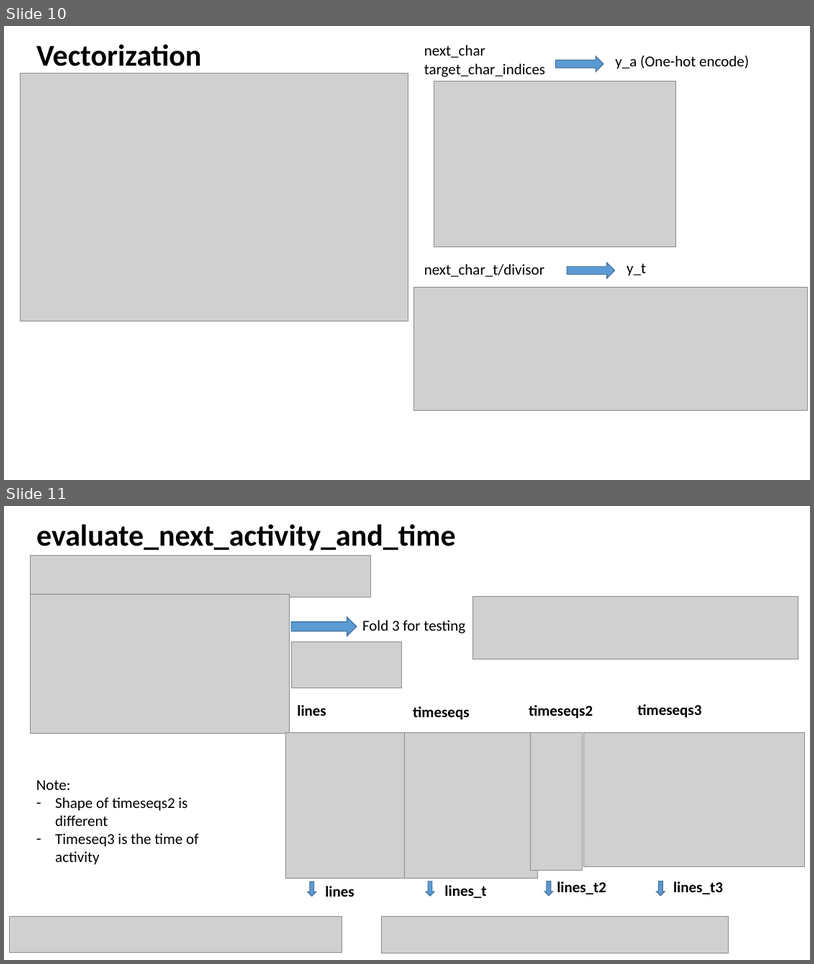
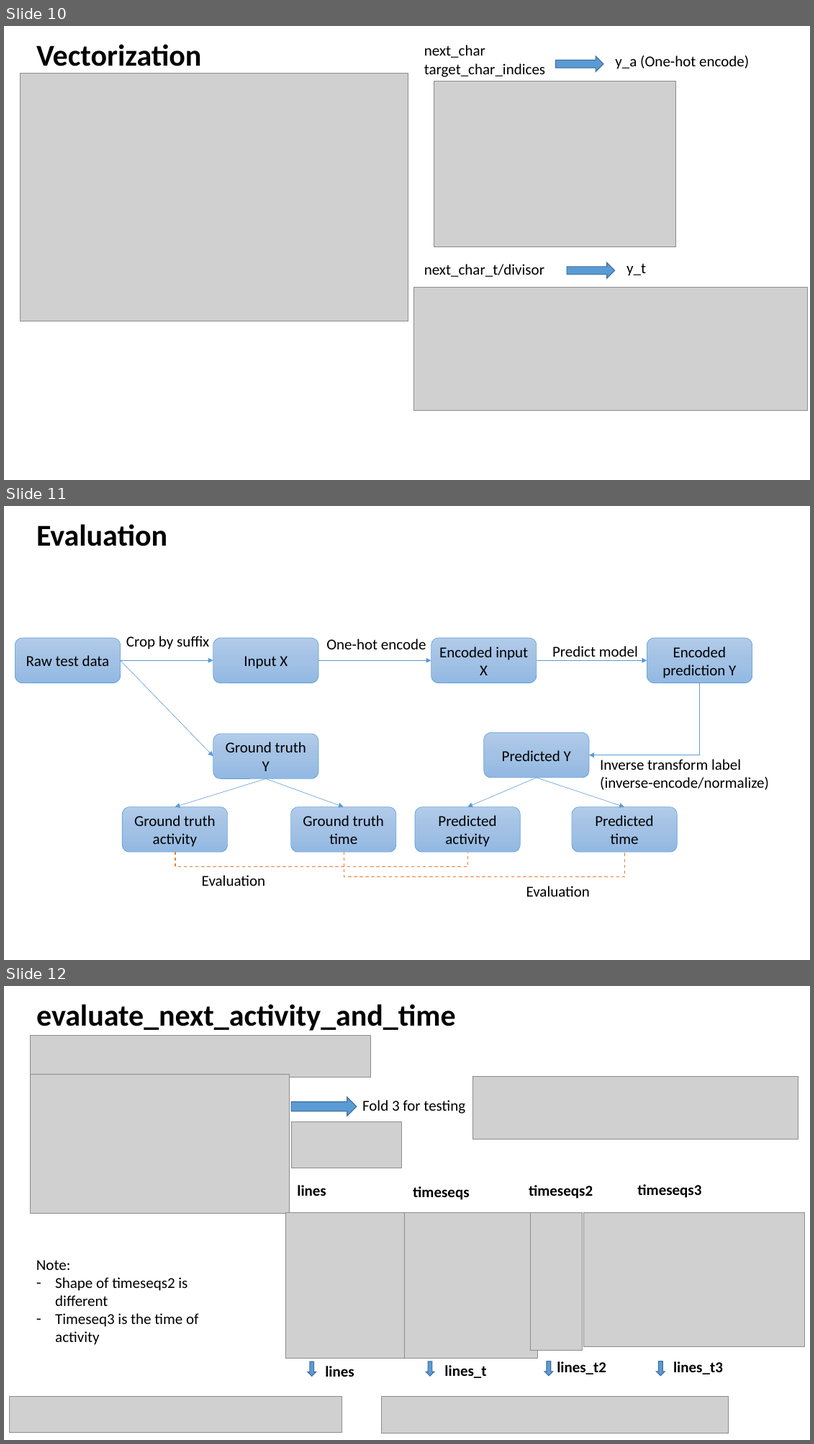
Before and after one commit to guptam/process-sequence, a slide deck: report.pptx. Shown one above the other, each under a label of ours: slides 10 and 11 before the commit, slides 10, 11 and 12 after it. The pictures are 814x964 and 814x1444 pixels, drawn with LibreOffice and Linux fonts; fonts in the diff are those of the drawing; grey boxes stand for pictures. Boxes give left, top, right and bottom in pixels: in the first picture for what was removed or moved away, otherwise in the second. Text is boxed around its words. In the diff, an @@ line names an element or a change of style, - is before the commit and + after.

```diff
--- a/report.pptx
+++ b/report.pptx
@@ slide 11 added at box(4, 506, 810, 960), background #FFFFFF @@
@@ title added at box(36, 524, 167, 546), 36 pt, text #000000, bold @@
+Evaluation
@@ rounded rectangle added at box(15, 638, 120, 682), fill gradient #B1CBE9 to #A3C1E5 to #93B9E4, outline #5B9BD5 0.5 pt, 18 pt, text #000000 @@
+Raw test data
@@ text added at box(126, 636, 209, 649), 18 pt, text #000000 @@
+Crop by suffix
@@ rounded rectangle added at box(214, 638, 319, 682), fill gradient #B1CBE9 to #A3C1E5 to #93B9E4, outline #5B9BD5 0.5 pt, 18 pt, text #000000 @@
+Input X
@@ text added at box(327, 638, 427, 649), 18 pt, text #000000 @@
+One-hot encode
@@ rounded rectangle added at box(432, 638, 537, 682), fill gradient #B1CBE9 to #A3C1E5 to #93B9E4, outline #5B9BD5 0.5 pt, 18 pt, text #000000 @@
+Encoded input X
@@ text added at box(553, 646, 638, 661), 18 pt, text #000000 @@
+Predict model
@@ rounded rectangle added at box(648, 638, 753, 682), fill gradient #B1CBE9 to #A3C1E5 to #93B9E4, outline #5B9BD5 0.5 pt, 18 pt, text #000000 @@
+Encoded prediction Y
@@ arrow added from (120, 660) to (214, 660), #5B9BD5 0.5 pt @@
@@ arrow added from (120, 660) to (214, 756), #5B9BD5 0.5 pt @@
@@ arrow added from (319, 660) to (432, 660), #5B9BD5 0.5 pt @@
@@ arrow added from (537, 660) to (648, 660), #5B9BD5 0.5 pt @@
@@ elbow arrow added from (700, 682) to (589, 755), #5B9BD5 0.5 pt @@
@@ rounded rectangle added at box(214, 734, 319, 778), fill gradient #B1CBE9 to #A3C1E5 to #93B9E4, outline #5B9BD5 0.5 pt, 18 pt, text #000000 @@
+Ground truth Y
@@ rounded rectangle added at box(484, 732, 589, 777), fill gradient #B1CBE9 to #A3C1E5 to #93B9E4, outline #5B9BD5 0.5 pt, 18 pt, text #000000 @@
+Predicted Y
@@ text added at box(600, 759, 769, 790), 18 pt, text #000000 @@
+Inverse transform label
+(inverse-encode/normalize)
@@ arrow added from (266, 779) to (175, 807), #5B9BD5 0.5 pt @@
@@ arrow added from (266, 779) to (344, 807), #5B9BD5 0.5 pt @@
@@ arrow added from (537, 777) to (468, 807), #5B9BD5 0.5 pt @@
@@ arrow added from (537, 777) to (625, 807), #5B9BD5 0.5 pt @@
@@ rounded rectangle added at box(123, 807, 228, 852), fill gradient #B1CBE9 to #A3C1E5 to #93B9E4, outline #5B9BD5 0.5 pt, 18 pt, text #000000 @@
+Ground truth activity
@@ rounded rectangle added at box(291, 807, 396, 852), fill gradient #B1CBE9 to #A3C1E5 to #93B9E4, outline #5B9BD5 0.5 pt, 18 pt, text #000000 @@
+Ground truth time
@@ rounded rectangle added at box(415, 807, 521, 852), fill gradient #B1CBE9 to #A3C1E5 to #93B9E4, outline #5B9BD5 0.5 pt, 18 pt, text #000000 @@
+Predicted activity
@@ rounded rectangle added at box(572, 807, 677, 852), fill gradient #B1CBE9 to #A3C1E5 to #93B9E4, outline #5B9BD5 0.5 pt, 18 pt, text #000000 @@
+Predicted time
@@ elbow line added from (175, 852) to (468, 852), #ED7D31 1 pt dashed @@
@@ elbow line added from (344, 852) to (625, 852), #ED7D31 1 pt dashed @@
@@ text added at box(202, 875, 265, 885), 18 pt, text #000000 @@
+Evaluation
@@ text added at box(527, 885, 590, 896), 18 pt, text #000000 @@
+Evaluation
@@ what was slide 11 is now slide 12 @@
```
Also in this commit, not shown: 2 slides changed, 3 other slides added, 1 slide removed.
